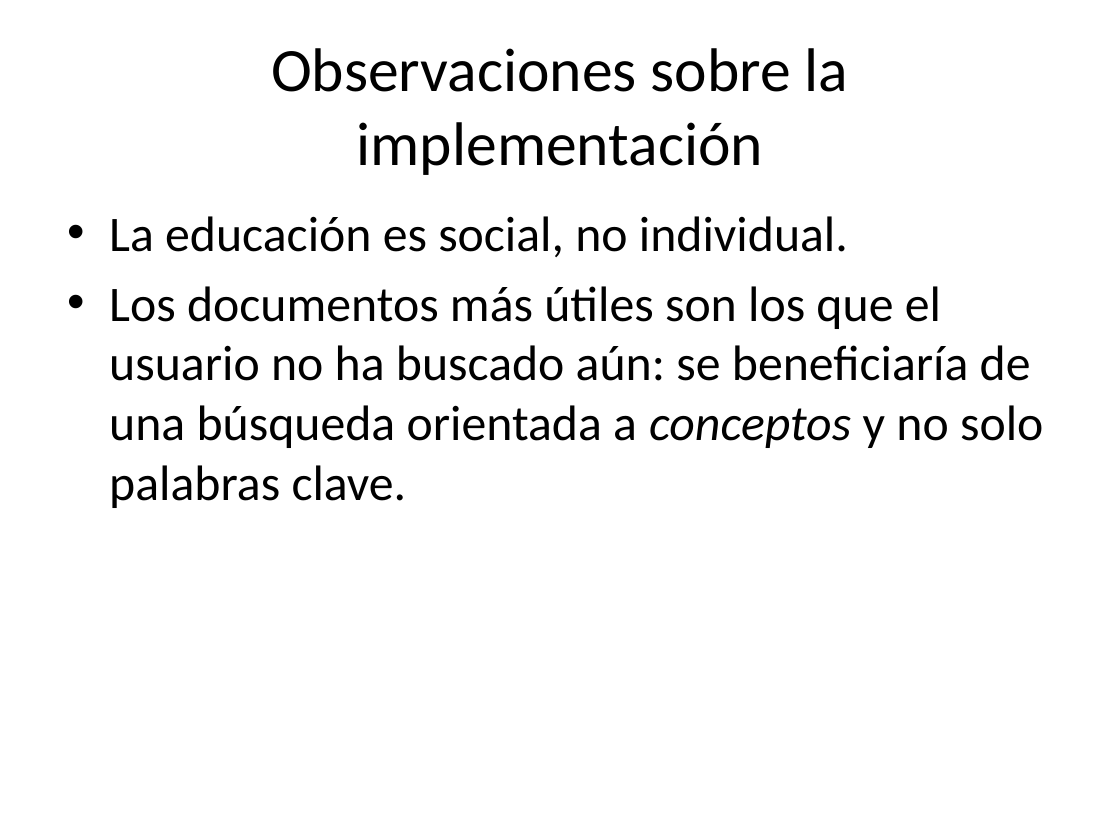
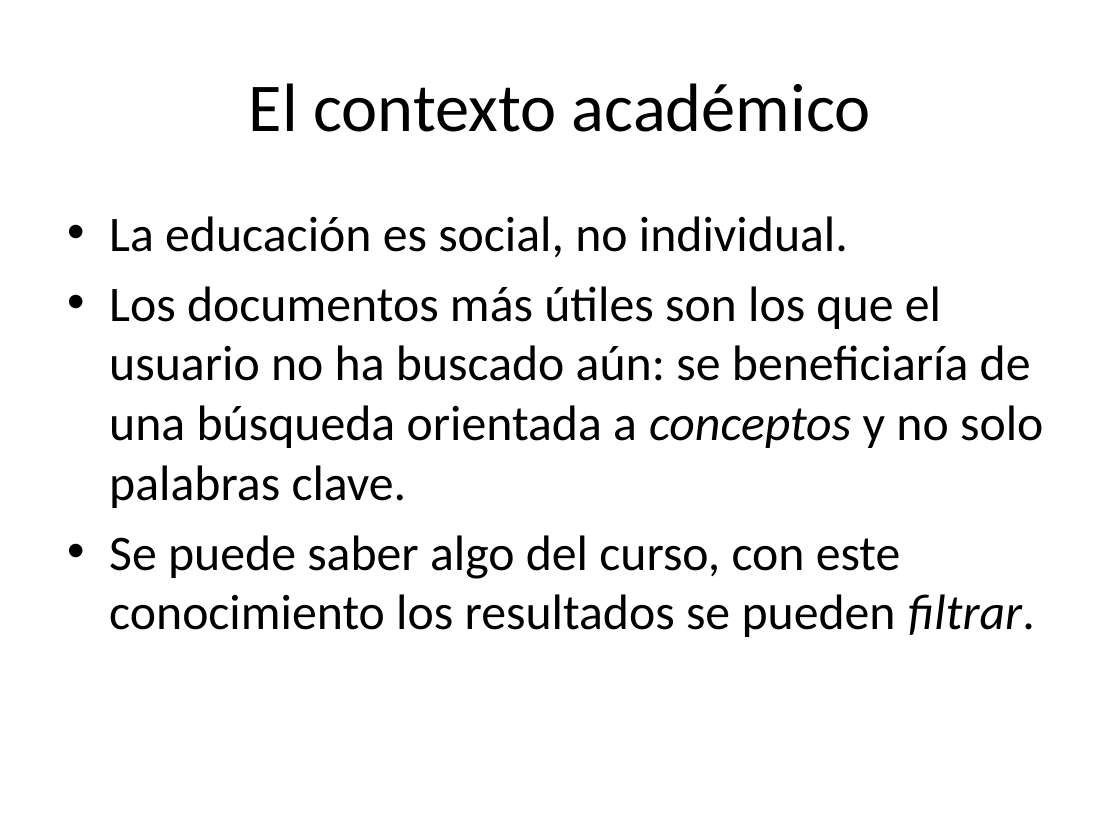
Before and after one commit to lfborjas/Lebrixen, a slide deck: slide 8 of Expo.pptx (slide 7 before the commit). Drawn at 1120x840 pixels with LibreOffice and Linux fonts; fonts in the diff are those of the drawing. Boxes give left, top, right and bottom in pixels: in the first picture for what was removed or moved away, otherwise in the second. Text is boxed around its words. In the diff, an @@ line names an element or a change of style, - is before the commit and + after.

```diff
--- a/Expo.pptx
+++ b/Expo.pptx
@@ title at <box>249,83,871,132</box>: text changed; size 39.6 to 44 pt @@
-Observaciones sobre la implementación
+El contexto académico
@@ text at <box>109,535,1035,637</box>: paragraph added @@
+• Se puede saber algo del curso, con este conocimiento los resultados se pueden filtrar.
```
Also in this commit, not shown: 4 other slides changed, 11 slides added, 2 slides removed.
